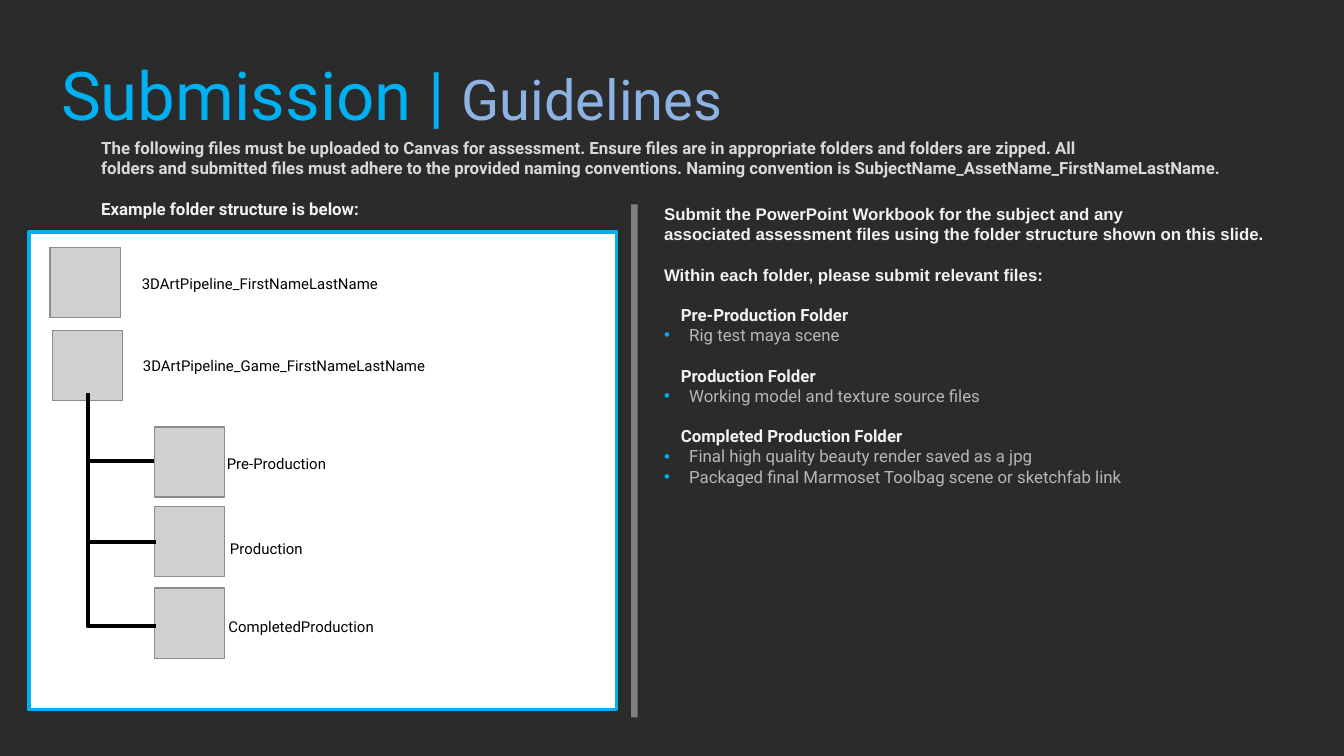
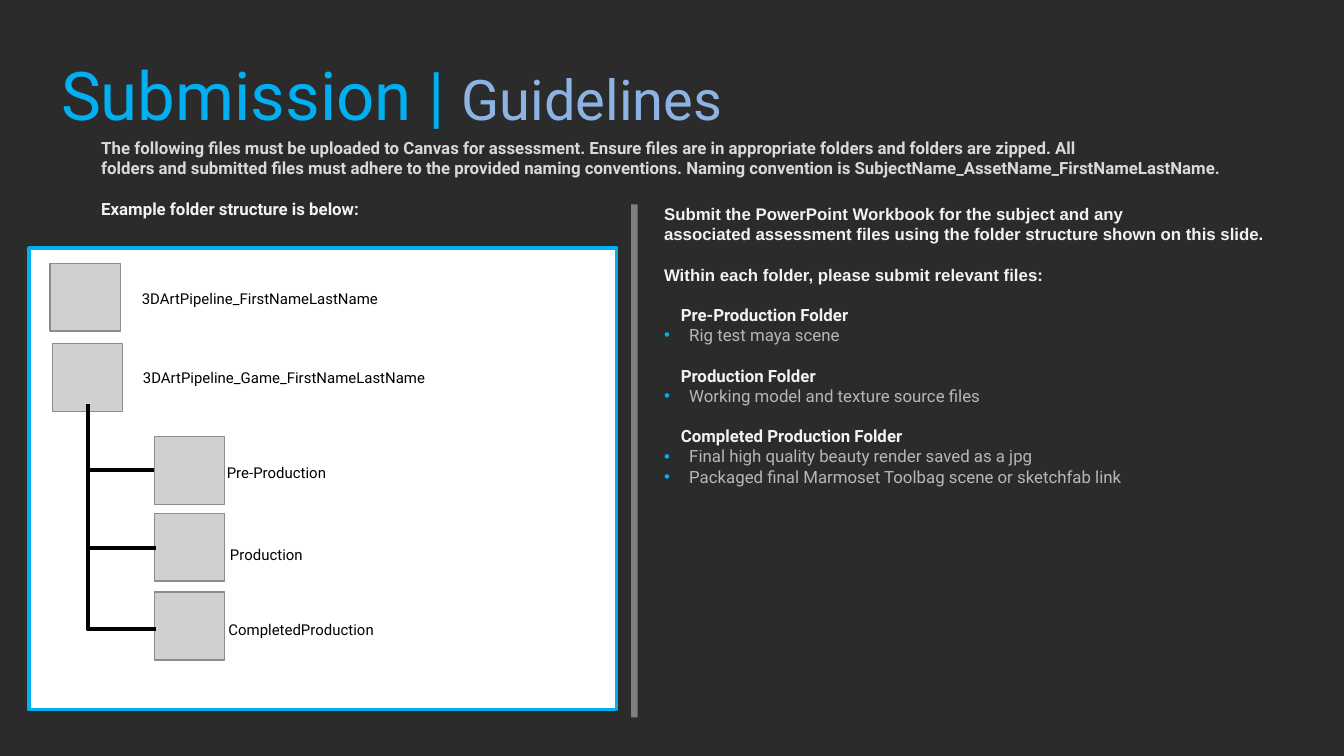
Before and after one commit to realityforge/aie_course, a slide deck: slide 5 of Assesment/3DArtPipeline_PeterDonald/3DArtPipeline_PeterDonald.pptx. Drawn at 1344x756 pixels with LibreOffice and Linux fonts; fonts in the diff are those of the drawing; grey boxes stand for pictures; background and template pictures are left out; a plain dark background stands for a picture behind light text. Boxes give left, top, right and bottom in pixels: in the first picture for what was removed or moved away, otherwise in the second. Text is boxed around its words. In the diff, an @@ line names an element or a change of style, - is before the commit and + after.

```diff
--- a/Assesment/3DArtPipeline_PeterDonald/3DArtPipeline_PeterDonald.pptx
+++ b/Assesment/3DArtPipeline_PeterDonald/3DArtPipeline_PeterDonald.pptx
@@ rectangle: place and size @@
-rectangle at bbox=[30, 231, 617, 710]
+rectangle at bbox=[30, 249, 617, 710]
@@ 2 pictures, 2 texts: place and size @@
-2 pictures, 2 texts at bbox=[50, 247, 425, 401]
+2 pictures, 2 texts at bbox=[50, 263, 425, 411]
@@ 1 picture, 1 text, 1 elbow line: place and size @@
-1 picture, 1 text, 1 elbow line at bbox=[87, 407, 326, 497]
+1 picture, 1 text, 1 elbow line at bbox=[87, 418, 326, 504]
@@ elbow line moved from (87, 398) - (156, 626) to (87, 409) - (156, 629) @@
@@ elbow line moved from (87, 392) - (156, 542) to (87, 405) - (156, 548) @@
@@ 2 pictures, 1 text: place and size @@
-2 pictures, 1 text at bbox=[155, 507, 303, 659]
+2 pictures, 1 text at bbox=[155, 513, 303, 660]
```
Also in this commit, not shown: 1 other slide changed.
